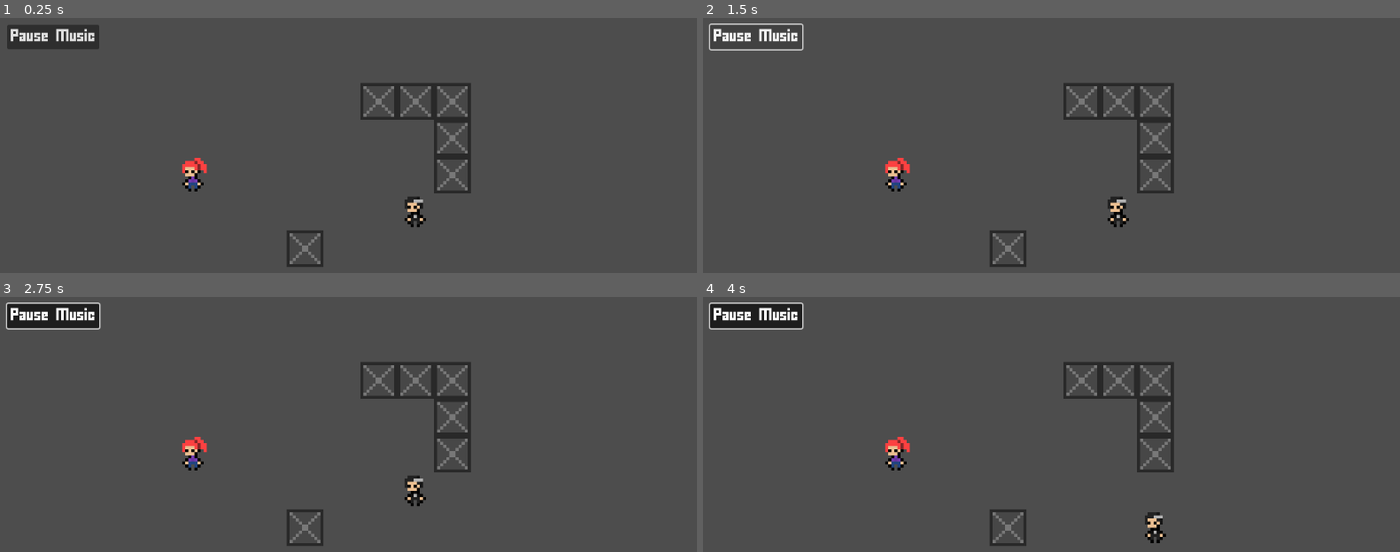
Above: before the commit, frames 1-4 (two rows, left to right).
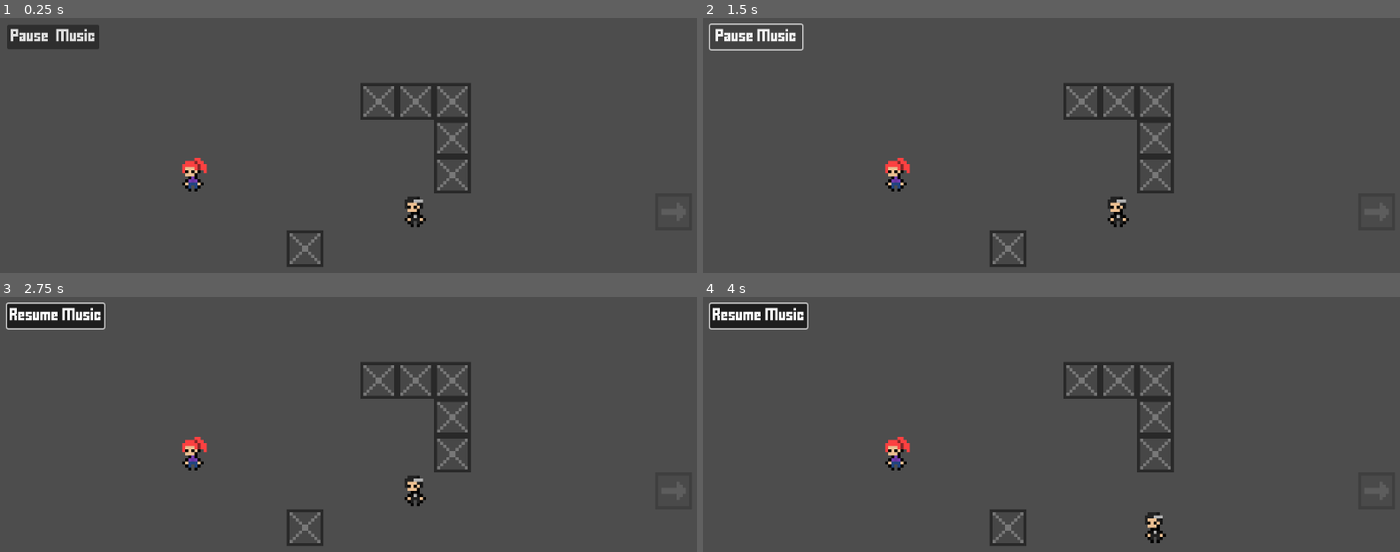
Above: after the commit, the same moments.

Repository: Wlaroos/Hallowed
Game: Godot game, scene res://Scenes/MainLevel.tscn
Two runs of this game, one before a commit and one after it. Both use one fixed random seed, a clock stepped at 60 frames per second and the inputs below. Before the commit the project starts from res://MainLevel.tscn. Sound files missing from this copy of the repository are replaced by a short silence.
Inputs:
- Up to frame 1 (0.25 s): no input
- Up to frame 2 (1.5 s): click "Pause Music" at 0.5 s; click "Pause Music" (after the commit: "Resume Music") at 1.25 s
- Up to frame 3 (2.75 s): click "Pause Music" at 2 s
- Up to frame 4 (4 s): hold D (move_right) 2.78-3.53 s; hold E (advance_dialog) 2.78-3.53 s; hold S (move_down) from 3.53 s (still down); tap E (advance_dialog) at 3.6 s

The runs differ from the first frame. In frame 2, 0.3% of the frame differs, in the area x 1-14%, y 4-10%; in frame 3, 0.4%, in the area x 1-16%, y 2-13%; in frame 4, 0.4%.

Commit message:
Better audio manager(singleton) and scene transition

Diff:
--- a/MainLevel.tscn
+++ /dev/null
@@ -1,80 +0,0 @@
-[gd_scene load_steps=12 format=3 uid="uid://c75xc7lyjdxuo"]
-
-[ext_resource type="PackedScene" uid="uid://c81jkxgtkpntt" path="res://player.tscn" id="1_jq6gy"]
-[ext_resource type="PackedScene" uid="uid://cwkjfkl1ydpmu" path="res://tile_map_layer.tscn" id="2_o3cl4"]
-[ext_resource type="PackedScene" uid="uid://bgpmgvn324q8y" path="res://NPC.tscn" id="4_ri6rb"]
-[ext_resource type="PackedScene" uid="uid://uf70rg2qgd3i" path="res://box.tscn" id="4_rlx2o"]
-[ext_resource type="PackedScene" uid="uid://cs0748v1rfxo5" path="res://Singletons/InteractionManager.tscn" id="5_ri6rb"]
-[ext_resource type="FontFile" uid="uid://gu1htgxoijdj" path="res://Fonts/FFFFORWA.TTF" id="6_78kfj"]
-[ext_resource type="AudioStream" uid="uid://c6w0ladbvxyf3" path="res://Audio/move.wav" id="6_taiwb"]
-[ext_resource type="AudioStream" uid="uid://bkcvt3mfub22g" path="res://Audio/wall.wav" id="7_cb5hs"]
-[ext_resource type="Script" uid="uid://txbv3vwkxueg" path="res://audio_manager.gd" id="8_ivlct"]
-[ext_resource type="AudioStream" uid="uid://df1ifahexv3ar" path="res://Audio/coin.wav" id="8_m50br"]
-[ext_resource type="AudioStream" uid="uid://c8rcty8ddbg7w" path="res://Audio/Yabai The Maid - owl.wav" id="10_78kfj"]
-
-[node name="Level" type="Node2D"]
-
-[node name="PauseMusicButton" type="Button" parent="."]
-unique_name_in_owner = true
-offset_left = 5.0
-offset_top = 5.0
-offset_right = 155.0
-offset_bottom = 45.0
-scale = Vector2(0.2, 0.2)
-theme_override_fonts/font = ExtResource("6_78kfj")
-theme_override_font_sizes/font_size = 16
-toggle_mode = true
-text = "Pause  Music"
-
-[node name="Player" parent="." instance=ExtResource("1_jq6gy")]
-position = Vector2(126, 55)
-
-[node name="TileMapLayer" parent="." instance=ExtResource("2_o3cl4")]
-position = Vector2(115, 65)
-
-[node name="Camera2D" type="Camera2D" parent="."]
-position = Vector2(115, 65)
-zoom = Vector2(5, 5)
-
-[node name="Box" parent="." instance=ExtResource("4_rlx2o")]
-position = Vector2(150, 54)
-
-[node name="Box2" parent="." instance=ExtResource("4_rlx2o")]
-position = Vector2(102, 78)
-
-[node name="Box3" parent="." instance=ExtResource("4_rlx2o")]
-position = Vector2(126, 30)
-
-[node name="Box4" parent="." instance=ExtResource("4_rlx2o")]
-position = Vector2(138, 30)
-
-[node name="Box5" parent="." instance=ExtResource("4_rlx2o")]
-position = Vector2(150, 30)
-
-[node name="Box6" parent="." instance=ExtResource("4_rlx2o")]
-position = Vector2(150, 42)
-
-[node name="NPC" parent="." instance=ExtResource("4_ri6rb")]
-position = Vector2(66, 54)
-
-[node name="InteractionManager" parent="." instance=ExtResource("5_ri6rb")]
-position = Vector2(4, -19)
-
-[node name="AudioManager" type="Node2D" parent="."]
-unique_name_in_owner = true
-script = ExtResource("8_ivlct")
-
-[node name="MoveSfx" type="AudioStreamPlayer" parent="AudioManager"]
-stream = ExtResource("6_taiwb")
-
-[node name="HitSfx" type="AudioStreamPlayer" parent="AudioManager"]
-stream = ExtResource("7_cb5hs")
-
-[node name="TalkSfx" type="AudioStreamPlayer" parent="AudioManager"]
-stream = ExtResource("8_m50br")
-
-[node name="Music" type="AudioStreamPlayer" parent="AudioManager"]
-stream = ExtResource("10_78kfj")
-volume_db = -20.0
-
-[connection signal="toggled" from="PauseMusicButton" to="." method="_on_pause_music_toggled"]
--- /dev/null
+++ b/Scenes/Level2.tscn
@@ -0,0 +1,57 @@
+[gd_scene load_steps=6 format=3 uid="uid://crd4hu6di8m52"]
+
+[ext_resource type="PackedScene" uid="uid://c81jkxgtkpntt" path="res://player.tscn" id="2_62f1r"]
+[ext_resource type="PackedScene" uid="uid://cwkjfkl1ydpmu" path="res://tile_map_layer.tscn" id="3_1je60"]
+[ext_resource type="PackedScene" uid="uid://uf70rg2qgd3i" path="res://box.tscn" id="4_ycmr1"]
+[ext_resource type="PackedScene" uid="uid://cs0748v1rfxo5" path="res://Singletons/InteractionManager.tscn" id="6_sgc6j"]
+[ext_resource type="PackedScene" uid="uid://ch2b5oxf0u353" path="res://arrow_box.tscn" id="11_au75x"]
+
+[node name="Level" type="Node2D"]
+
+[node name="Player" parent="." instance=ExtResource("2_62f1r")]
+position = Vector2(30, 66)
+
+[node name="TileMapLayer" parent="." instance=ExtResource("3_1je60")]
+position = Vector2(115, 65)
+
+[node name="Camera2D" type="Camera2D" parent="."]
+position = Vector2(115, 65)
+zoom = Vector2(5, 5)
+
+[node name="Box" parent="." instance=ExtResource("4_ycmr1")]
+position = Vector2(6, 30)
+
+[node name="Box2" parent="." instance=ExtResource("4_ycmr1")]
+position = Vector2(6, 89)
+
+[node name="Box3" parent="." instance=ExtResource("4_ycmr1")]
+position = Vector2(6, 41)
+
+[node name="Box4" parent="." instance=ExtResource("4_ycmr1")]
+position = Vector2(6, 53)
+
+[node name="Box5" parent="." instance=ExtResource("4_ycmr1")]
+position = Vector2(6, 6)
+
+[node name="Box6" parent="." instance=ExtResource("4_ycmr1")]
+position = Vector2(6, 18)
+
+[node name="InteractionManager" parent="." instance=ExtResource("6_sgc6j")]
+position = Vector2(4, -19)
+
+[node name="Box7" parent="." instance=ExtResource("4_ycmr1")]
+position = Vector2(6, 101)
+
+[node name="Box8" parent="." instance=ExtResource("4_ycmr1")]
+position = Vector2(6, 77)
+
+[node name="Box9" parent="." instance=ExtResource("4_ycmr1")]
+position = Vector2(6, 113)
+
+[node name="Box10" parent="." instance=ExtResource("4_ycmr1")]
+position = Vector2(6, 125)
+
+[node name="Box11" parent="." instance=ExtResource("11_au75x")]
+position = Vector2(6, 65)
+rotation = 3.1415927
+scene_path = "res://Scenes/MainLevel.tscn"
--- /dev/null
+++ b/Scenes/MainLevel.tscn
@@ -0,0 +1,48 @@
+[gd_scene load_steps=7 format=3 uid="uid://c75xc7lyjdxuo"]
+
+[ext_resource type="PackedScene" uid="uid://c81jkxgtkpntt" path="res://player.tscn" id="1_jq6gy"]
+[ext_resource type="PackedScene" uid="uid://cwkjfkl1ydpmu" path="res://tile_map_layer.tscn" id="2_o3cl4"]
+[ext_resource type="PackedScene" uid="uid://bgpmgvn324q8y" path="res://NPC.tscn" id="4_ri6rb"]
+[ext_resource type="PackedScene" uid="uid://uf70rg2qgd3i" path="res://box.tscn" id="4_rlx2o"]
+[ext_resource type="PackedScene" uid="uid://cs0748v1rfxo5" path="res://Singletons/InteractionManager.tscn" id="5_ri6rb"]
+[ext_resource type="PackedScene" uid="uid://ch2b5oxf0u353" path="res://arrow_box.tscn" id="12_ivlct"]
+
+[node name="Level" type="Node2D"]
+
+[node name="Player" parent="." instance=ExtResource("1_jq6gy")]
+position = Vector2(126, 55)
+
+[node name="TileMapLayer" parent="." instance=ExtResource("2_o3cl4")]
+position = Vector2(115, 65)
+
+[node name="Camera2D" type="Camera2D" parent="."]
+position = Vector2(115, 65)
+zoom = Vector2(5, 5)
+
+[node name="Box" parent="." instance=ExtResource("4_rlx2o")]
+position = Vector2(150, 54)
+
+[node name="Box2" parent="." instance=ExtResource("4_rlx2o")]
+position = Vector2(102, 78)
+
+[node name="Box3" parent="." instance=ExtResource("4_rlx2o")]
+position = Vector2(126, 30)
+
+[node name="Box4" parent="." instance=ExtResource("4_rlx2o")]
+position = Vector2(138, 30)
+
+[node name="Box5" parent="." instance=ExtResource("4_rlx2o")]
+position = Vector2(150, 30)
+
+[node name="Box6" parent="." instance=ExtResource("4_rlx2o")]
+position = Vector2(150, 42)
+
+[node name="NPC" parent="." instance=ExtResource("4_ri6rb")]
+position = Vector2(66, 54)
+
+[node name="InteractionManager" parent="." instance=ExtResource("5_ri6rb")]
+position = Vector2(4, -19)
+
+[node name="Box7" parent="." instance=ExtResource("12_ivlct")]
+position = Vector2(222, 66)
+scene_path = "res://Scenes/Level2.tscn"
--- /dev/null
+++ b/Singletons/audio_manager.gd
@@ -0,0 +1,65 @@
+extends Node
+
+@export var music: AudioStreamPlayer
+@export var move_sfx: AudioStreamPlayer
+@export var hit_sfx: AudioStreamPlayer
+@export var talk_sfx: AudioStreamPlayer
+@export var button: Button
+
+var music_pos: float = 0.0
+var is_paused: bool = false
+
+func _ready() -> void:
+	if button:
+		button.pressed.connect(_on_pause_music_pressed)
+
+	button.z_index = 5
+
+	process_mode = Node.PROCESS_MODE_ALWAYS
+	print("AudioManager loaded.")
+
+	# Start background music
+	play_sfx("Music")
+
+# -----------------------------------------------------------
+# PUBLIC METHODS
+# -----------------------------------------------------------
+
+func play_sfx(name: String) -> void:
+	match name:
+		"Move":
+			if move_sfx: move_sfx.play()
+		"Hit":
+			if hit_sfx: hit_sfx.play()
+		"Talk":
+			if talk_sfx: talk_sfx.play()
+		"Music":
+			if music and not music.playing:
+				music.play()
+		_:
+			push_warning("Unknown sound name: %s" % name)
+
+func toggle_music_paused(pause: bool) -> void:
+	if not music:
+		push_warning("No music player node found in AudioManager.")
+		return
+
+	if pause and music.playing:
+		music_pos = music.get_playback_position()
+		music.stop()
+	else:
+		music.play(music_pos)
+
+# -----------------------------------------------------------
+# SIGNAL CALLBACK
+# -----------------------------------------------------------
+
+func _on_pause_music_pressed() -> void:
+	is_paused = !is_paused
+	toggle_music_paused(is_paused)
+
+	if button:
+		if(is_paused):
+			button.text = "Resume Music"
+		else:
+			button.text = "Pause Music"
--- /dev/null
+++ b/Singletons/audio_manager.tscn
@@ -0,0 +1,41 @@
+[gd_scene load_steps=7 format=3 uid="uid://cb2oxt4e8501h"]
+
+[ext_resource type="Script" uid="uid://txbv3vwkxueg" path="res://Singletons/audio_manager.gd" id="1_4vvjw"]
+[ext_resource type="AudioStream" uid="uid://c6w0ladbvxyf3" path="res://Audio/move.wav" id="2_y2k7y"]
+[ext_resource type="AudioStream" uid="uid://bkcvt3mfub22g" path="res://Audio/wall.wav" id="3_huqg2"]
+[ext_resource type="AudioStream" uid="uid://df1ifahexv3ar" path="res://Audio/coin.wav" id="4_3j71j"]
+[ext_resource type="AudioStream" uid="uid://c8rcty8ddbg7w" path="res://Audio/Yabai The Maid - owl.wav" id="5_puo2x"]
+[ext_resource type="FontFile" uid="uid://gu1htgxoijdj" path="res://Fonts/FFFFORWA.TTF" id="6_y2k7y"]
+
+[node name="AudioManager" type="Node2D" node_paths=PackedStringArray("music", "move_sfx", "hit_sfx", "talk_sfx", "button")]
+script = ExtResource("1_4vvjw")
+music = NodePath("Music")
+move_sfx = NodePath("MoveSfx")
+hit_sfx = NodePath("HitSfx")
+talk_sfx = NodePath("TalkSfx")
+button = NodePath("PauseMusicButton")
+
+[node name="MoveSfx" type="AudioStreamPlayer" parent="."]
+stream = ExtResource("2_y2k7y")
+
+[node name="HitSfx" type="AudioStreamPlayer" parent="."]
+stream = ExtResource("3_huqg2")
+
+[node name="TalkSfx" type="AudioStreamPlayer" parent="."]
+stream = ExtResource("4_3j71j")
+
+[node name="Music" type="AudioStreamPlayer" parent="."]
+stream = ExtResource("5_puo2x")
+volume_db = -20.0
+
+[node name="PauseMusicButton" type="Button" parent="."]
+unique_name_in_owner = true
+offset_left = 5.0
+offset_top = 5.0
+offset_right = 155.0
+offset_bottom = 45.0
+scale = Vector2(0.2, 0.2)
+theme_override_fonts/font = ExtResource("6_y2k7y")
+theme_override_font_sizes/font_size = 16
+toggle_mode = true
+text = "Pause  Music"
--- /dev/null
+++ b/arrow_box.gd
@@ -0,0 +1,7 @@
+extends StaticBody2D
+
+@export var scene_path: String
+
+func _changeScene():
+	if scene_path != "":
+		get_tree().change_scene_to_file(scene_path)
--- /dev/null
+++ b/arrow_box.tscn
@@ -0,0 +1,17 @@
+[gd_scene load_steps=4 format=3 uid="uid://ch2b5oxf0u353"]
+
+[ext_resource type="Texture2D" uid="uid://b4cw83mfdihqo" path="res://Art/ArrowBox.png" id="1_nakqr"]
+[ext_resource type="Script" uid="uid://da8f2pr1o3lq5" path="res://arrow_box.gd" id="1_w1enw"]
+
+[sub_resource type="RectangleShape2D" id="RectangleShape2D_oyhfb"]
+size = Vector2(12, 12)
+
+[node name="Box" type="StaticBody2D" groups=["arrow_box"]]
+script = ExtResource("1_w1enw")
+
+[node name="Sprite2D" type="Sprite2D" parent="."]
+self_modulate = Color(1, 1, 1, 0.39215687)
+texture = ExtResource("1_nakqr")
+
+[node name="CollisionShape2D" type="CollisionShape2D" parent="."]
+shape = SubResource("RectangleShape2D_oyhfb")
--- a/audio_manager.gd
+++ /dev/null
@@ -1,28 +0,0 @@
-extends Node2D
-
-@onready var music:AudioStreamPlayer = $Music
-@onready var pause_button:Button = %PauseMusicButton
-var music_pos = 0.0
-
-func _ready() -> void:
-	_playSFX("Music")
-
-func _playSFX(name: String):
-	match name:
-		"Move":
-			$MoveSfx.play()
-		"Hit":
-			$HitSfx.play()
-		"Talk":
-			$TalkSfx.play()
-		"Music":
-			$Music.play()
-
-func _on_pause_music_toggled(toggled_on: bool) -> void:
-	if toggled_on and music.playing:
-		music_pos = music.get_playback_position()
-		music.stop()
-		pause_button.text = "Resume Music"
-	else:
-		music.play(music_pos)
-		pause_button.text = "Pause Music"
--- a/npc.gd
+++ b/npc.gd
@@ -14,6 +14,6 @@
 
 func _on_interact():
 	DialogManager.start_dialog(global_position, lines)
-	%AudioManager._playSFX("Talk")
+	AudioManager.play_sfx("Talk")
 	sprite.flip_h = true if interaction_area.get_overlapping_areas()[0].global_position.x < global_position.x else false
 	await DialogManager.dialog_finished
--- a/player.gd
+++ b/player.gd
@@ -24,6 +24,11 @@
 	ray.force_raycast_update()
 	if !ray.is_colliding():
 		position += inputs[dir] * tile_size
-		%AudioManager._playSFX("Move")
+		AudioManager.play_sfx("Move")
 	else:
-		%AudioManager._playSFX("Hit")
+		var collider = ray.get_collider()
+
+		if collider.is_in_group("arrow_box"):
+			collider._changeScene()
+		else:
+			AudioManager.play_sfx("Hit")
--- a/project.godot
+++ b/project.godot
@@ -19,6 +19,7 @@
 
 DialogManager="*res://Singletons/DialogManager.gd"
 InteractionManager="*res://Singletons/InteractionManager.tscn"
+AudioManager="*res://Singletons/audio_manager.tscn"
 
 [gui]
 
Binary file added: Art/ArrowBox.png
Not shown, added: Art/ArrowBox.png.import
Renamed: main_level.gd -> Scenes/main_level.gd
Renamed: main_level.gd.uid -> Scenes/main_level.gd.uid
Renamed: audio_manager.gd.uid -> Singletons/audio_manager.gd.uid
Not shown, added: arrow_box.gd.uid
